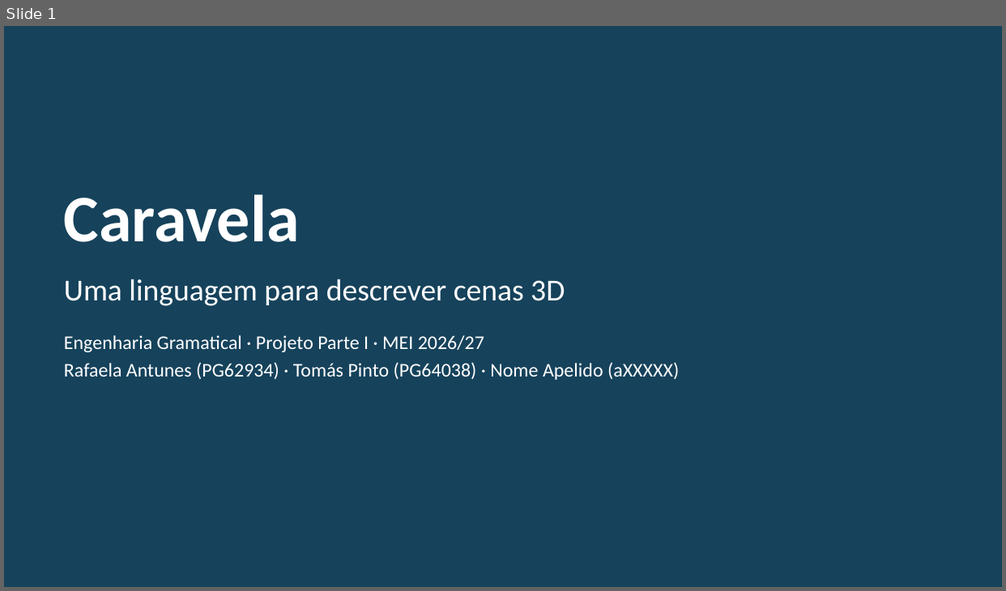
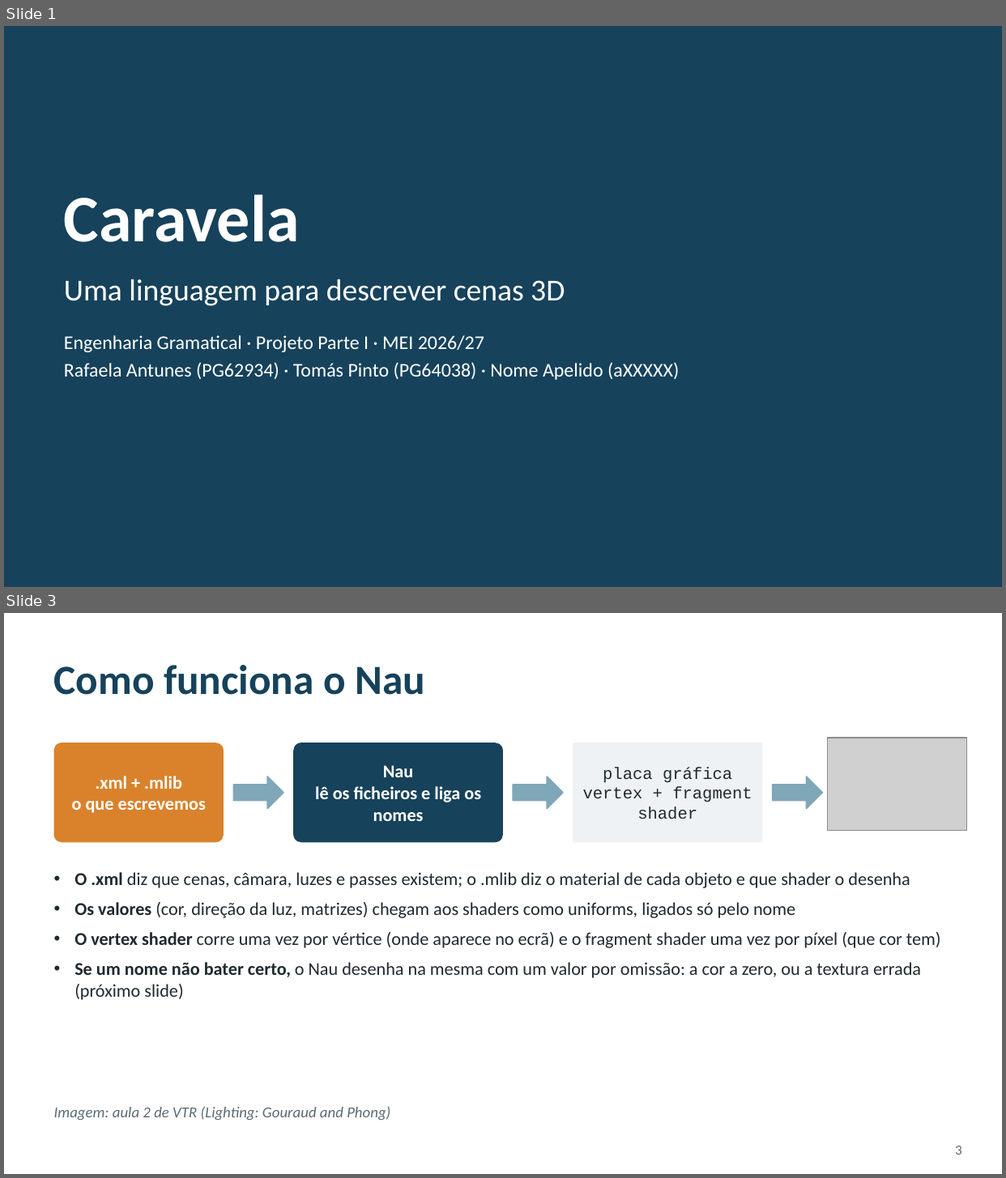
Before and after one commit to RafaelaAntunes17/trabalho_EG, a slide deck: Fase _I/Apresentacao_Caravela_v2.pptx. Shown one above the other, each under a label of ours: slide 1 before the commit, slides 1 and 3 after it; the slides between them are not shown. The pictures are 1006x591 and 1006x1178 pixels, drawn with LibreOffice and Linux fonts; fonts in the diff are those of the drawing; grey boxes stand for pictures. Boxes give left, top, right and bottom in pixels: in the first picture for what was removed or moved away, otherwise in the second. Text is boxed around its words. In the diff, an @@ line names an element or a change of style, - is before the commit and + after.

```diff
--- a/Fase _I/Apresentacao_Caravela_v2.pptx
+++ b/Fase _I/Apresentacao_Caravela_v2.pptx
@@ slide 3 added at (4, 613, 1002, 1174), background #FFFFFF @@
@@ title added at (54, 665, 426, 695), 30 pt, text #16425B, bold @@
+Como funciona o Nau
@@ rounded rectangle added at (54, 743, 224, 842), fill #D9822B, 13 pt, text #FFFFFF, bold @@
+.xml + .mlib
+o que escrevemos
@@ rounded rectangle added at (293, 743, 503, 842), fill #16425B, 13 pt, text #FFFFFF, bold @@
+Nau
+lê os ficheiros e liga os nomes
@@ rectangle added at (573, 743, 762, 842), fill #EEF2F4, 12 pt, text #1F2A30 @@
+placa gráfica
+vertex + fragment shader
@@ picture added at (827, 738, 967, 831) @@
@@ right arrow added at (233, 777, 283, 808), fill #7FA7B8, outline #7FA7B8 1 pt @@
@@ right arrow added at (513, 777, 563, 808), fill #7FA7B8, outline #7FA7B8 1 pt @@
@@ right arrow added at (773, 777, 822, 808), fill #7FA7B8, outline #7FA7B8 1 pt @@
@@ text added at (74, 872, 941, 1000), 13 pt, text #1F2A30 @@
+• O .xml diz que cenas, câmara, luzes e passes existem; o .mlib diz o material de cada objeto e que shader o desenha
+• Os valores (cor, direção da luz, matrizes) chegam aos shaders como uniforms, ligados só pelo nome
+• O vertex shader corre uma vez por vértice (onde aparece no ecrã) e o fragment shader uma vez por píxel (que cor tem)
+• Se um nome não bater certo, o Nau desenha na mesma com um valor por omissão: a cor a zero, ou a textura errada (próximo slide)
@@ text added at (54, 1106, 390, 1120), 11 pt, text #5B6B73, italic @@
+Imagem: aula 2 de VTR (Lighting: Gouraud and Phong)
@@ page number added at (955, 1146, 962, 1155), 10 pt, text #5B6B73 @@
+3
```
Also in this commit, not shown: 12 slides changed, 4 other slides added, 1 slide removed, 15 other files.
